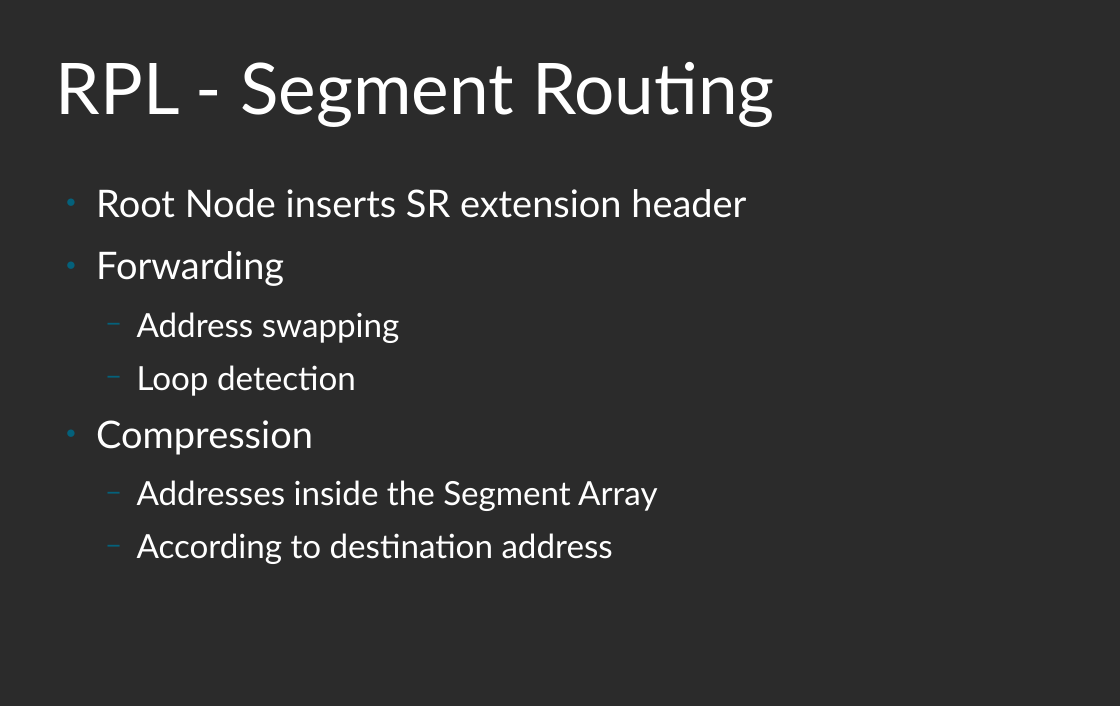
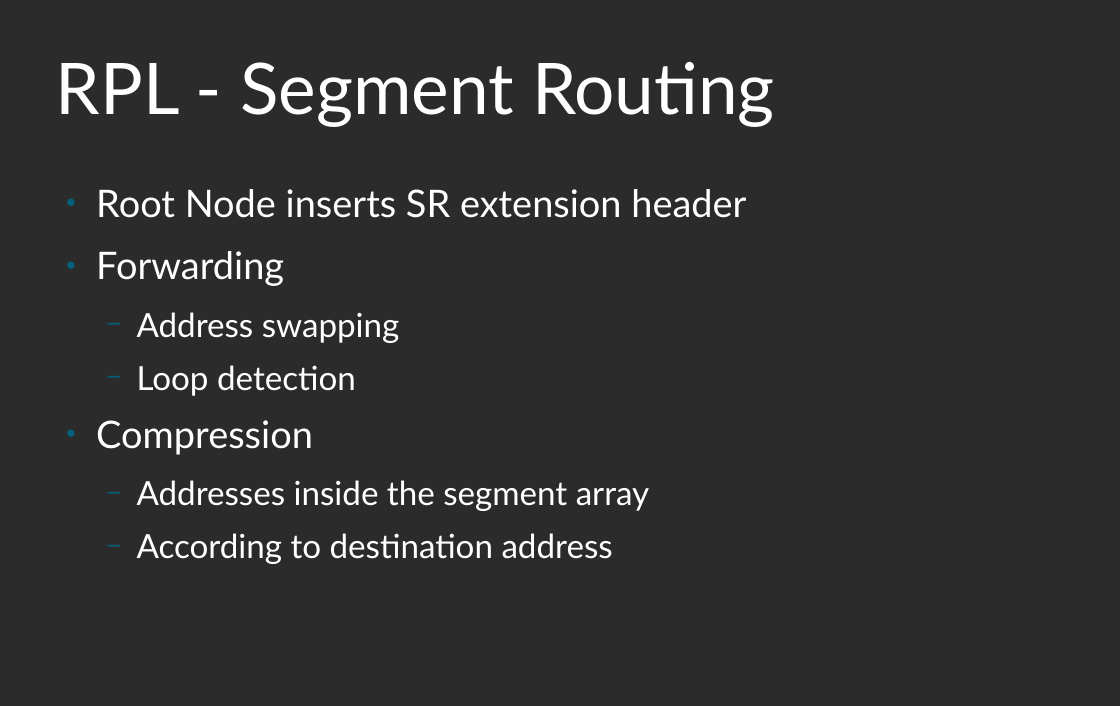
Before and after one commit to linux-wpan/wpan-misc, a slide deck: slide 7 of conferences/netdev_0x14/slides/slides.odp. Drawn at 1120x706 pixels with LibreOffice and Linux fonts; fonts in the diff are those of the drawing; background and template pictures are left out; a plain dark background stands for a picture behind light text. Boxes give left, top, right and bottom in pixels: in the first picture for what was removed or moved away, otherwise in the second. Text is boxed around its words. In the diff, an @@ line names an element or a change of style, - is before the commit and + after.

Commit message:
netdev_0x14: fix some typos in slides

```diff
--- a/conferences/netdev_0x14/slides/slides.odp
+++ b/conferences/netdev_0x14/slides/slides.odp
@@ text at (137, 480, 650, 511): text changed @@
-  − Addresses inside the Segment Array
+  − Addresses inside the segment array
```
Also in this commit, not shown: 2 other slides changed.
